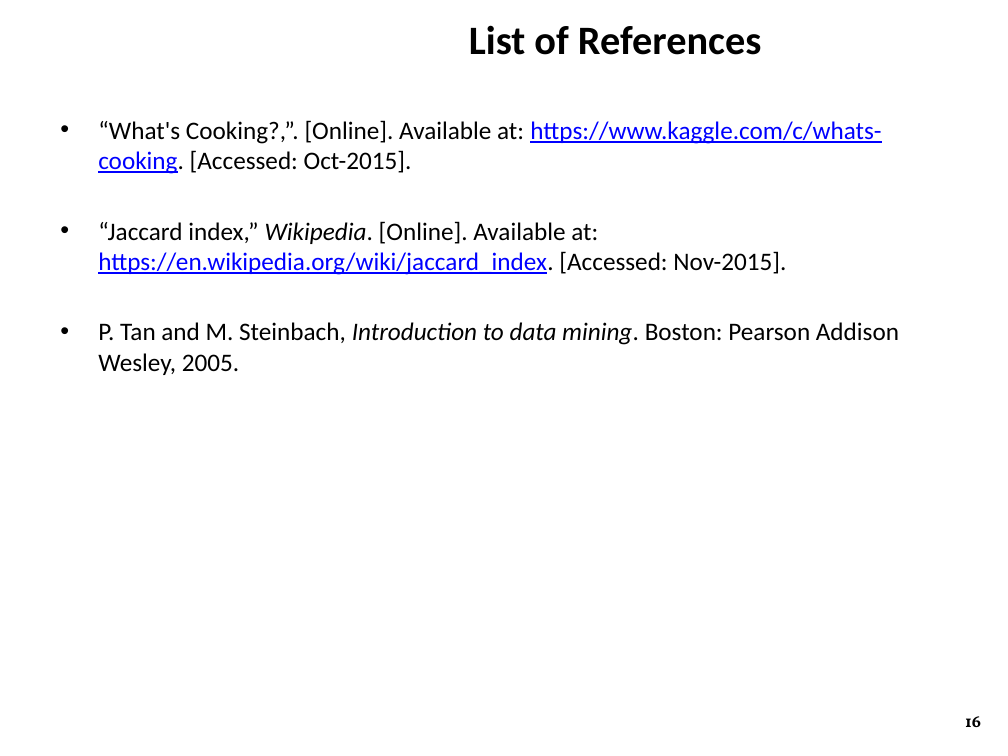
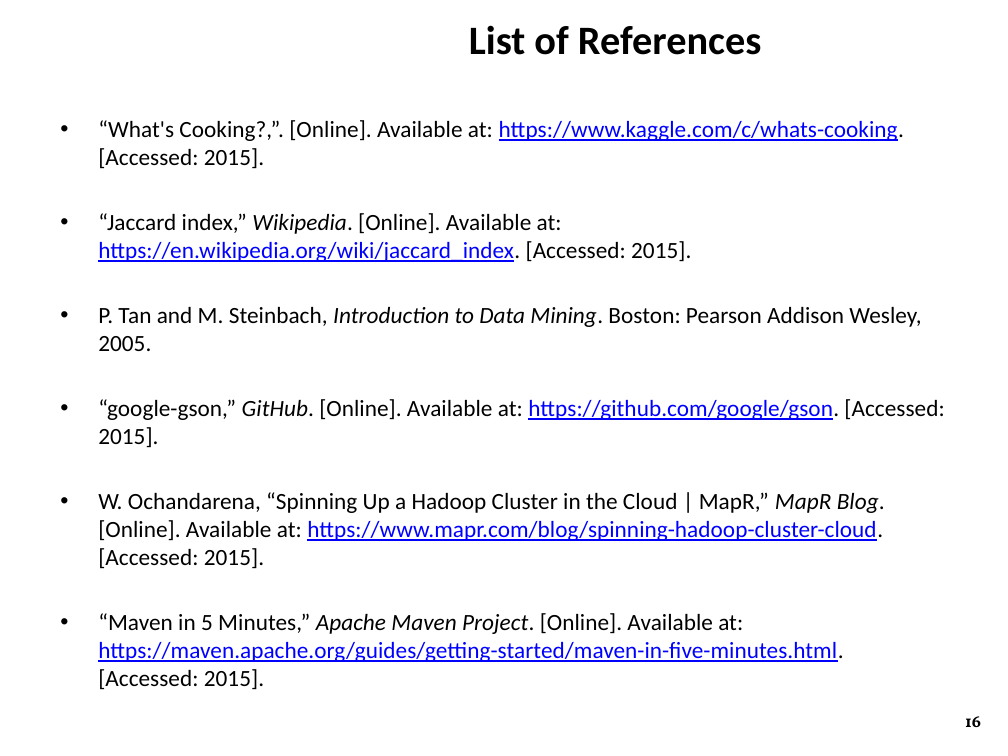
Before and after one commit to ZaydH/CS286_Project, a slide deck: slide 16 of Presentation/CS286 - Ensemble Classifier on AWS.pptx. Drawn at 1008x756 pixels with LibreOffice and Linux fonts; fonts in the diff are those of the drawing; background and template pictures are left out. Boxes give left, top, right and bottom in pixels: in the first picture for what was removed or moved away, otherwise in the second. Text is boxed around its words. In the diff, an @@ line names an element or a change of style, - is before the commit and + after.

Commit message:
Updates to the slides including adding both Bernoulli and Multinomial NB. Updates to the list of references in the presentation. Mentioning explicitly the use of maven for the preprocessor. Mentioning the use of strategy pattern for Bernoulli and Multinomial NB. Updating the Oozie workflow to include both Bernoulli and Multinomail NB.

```diff
--- a/Presentation/CS286 - Ensemble Classifier on AWS.pptx
+++ b/Presentation/CS286 - Ensemble Classifier on AWS.pptx
@@ text at bbox=[98, 120, 944, 690]: text changed; size 18 to 16.6 pt @@
-• “What's Cooking?,”. [Online]. Available at: https://www.kaggle.com/c/whats-cooking. [Accessed: Oct-2015].
-• “Jaccard index,” Wikipedia. [Online]. Available at: https://en.wikipedia.org/wiki/jaccard_index. [Accessed: Nov-2015].
-• P. Tan and M. Steinbach, Introduction to data mining. Boston: Pearson Addison Wesley, 2005.
+• “What's Cooking?,”. [Online]. Available at: https://www.kaggle.com/c/whats-cooking. [Accessed: 2015].
+• “Jaccard index,” Wikipedia. [Online]. Available at: https://en.wikipedia.org/wiki/jaccard_index. [Accessed: 2015].
+• P. Tan and M. Steinbach, Introduction to Data Mining. Boston: Pearson Addison Wesley, 2005.
+• “google-gson,” GitHub. [Online]. Available at: https://github.com/google/gson. [Accessed: 2015].
+• W. Ochandarena, “Spinning Up a Hadoop Cluster in the Cloud | MapR,” MapR Blog. [Online]. Available at: https://www.mapr.com/blog/spinning-hadoop-cluster-cloud. [Accessed: 2015].
+• “Maven in 5 Minutes,” Apache Maven Project. [Online]. Available at: https://maven.apache.org/guides/getting-started/maven-in-five-minutes.html. [Accessed: 2015].
```
Also in this commit, not shown: 5 other slides changed, 1 other file.
